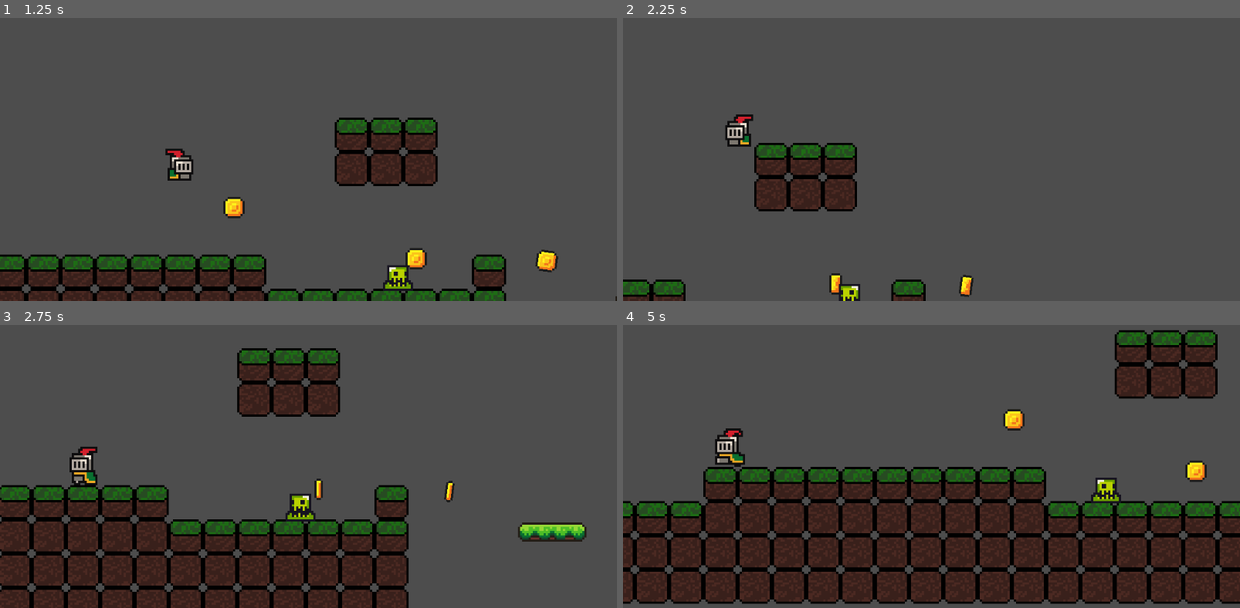
Above: before the commit, frames 1-4 (two rows, left to right).
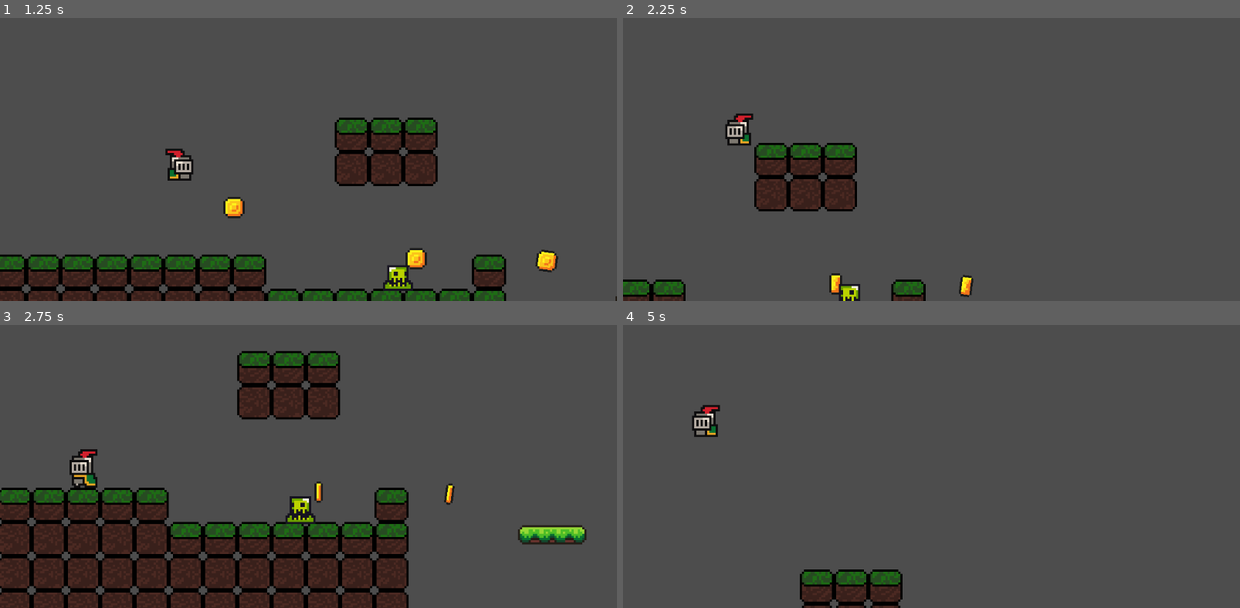
Above: after the commit, the same moments.

Repository: eoBattisti/agnosia
Game: Godot game, scene res://scenes/game.tscn
Two runs of this game, one before a commit and one after it. Both use one fixed random seed, a clock stepped at 60 frames per second and the inputs below.
Inputs:
- Up to frame 1 (1.25 s): hold D (move_right) from 0.53 s (still down); tap Space (jump) at 0.6, 0.77, 1.07 s
- Up to frame 2 (2.25 s): tap K (counter_dash) at 1.35 s; tap Space (jump) at 1.52, 1.55, 1.82 s; release D (move_right) at 2.03 s; hold A (move_left) from 2.03 s (still down); tap J (dash) at 2.1 s
- Up to frame 3 (2.75 s): keep holding A (move_left); tap Space (jump) at 2.3 s
- Up to frame 4 (5 s): release A (move_left) at 2.78 s; hold D (move_right) 2.78-4.28 s; tap Space (jump) at 2.85, 3.02, 3.32, 3.77, 3.8, 4.07, 4.52, 4.55, 4.82 s; tap K (counter_dash) at 3.6 s; hold A (move_left) from 4.28 s (still down); tap J (dash) at 4.35 s

Frame 1 is identical in both runs. In frame 2, 0.2% of the frame differs, in the area x 16-57%, y 33-99%; in frame 3, 9.1%; in frame 4, 46%, in the area x 0-100%, y 1-100%.

Commit message:
fix: removed player slide timeout and fixed wall jump timer

Diff:
--- a/scenes/player.tscn
+++ b/scenes/player.tscn
@@ -189,12 +189,8 @@
 
 [node name="DashTimer" type="Timer" parent="."]
 
-[node name="SlideTimer" type="Timer" parent="."]
-wait_time = 3.0
-
 [node name="JumpTimer" type="Timer" parent="."]
-wait_time = 1.646
+wait_time = 0.5
 
 [connection signal="timeout" from="DashTimer" to="." method="_on_dash_timer_timeout"]
-[connection signal="timeout" from="SlideTimer" to="." method="_on_slide_timer_timeout"]
 [connection signal="timeout" from="JumpTimer" to="." method="_on_jump_timer_timeout"]
--- a/scripts/player.gd
+++ b/scripts/player.gd
@@ -6,14 +6,13 @@
 const COUNTER_DASH_SPEED = 800.0
 const JUMP_VELOCITY = -350
 const WALL_PUSHBACK = 250
-const WALL_SLIDE_GRAVITY = 100
+const WALL_SLIDE_GRAVITY = 50
 
 # Get the gravity from the project settings to be synced with RigidBody nodes.
 var gravity = ProjectSettings.get_setting("physics/2d/default_gravity")
 
 @onready var dash_timer = $DashTimer
 @onready var jump_timer = $JumpTimer
-@onready var slide_timer = $SlideTimer
 @onready var animated_sprite = $AnimatedSprite2D
 
 var can_dash = true
@@ -71,7 +70,9 @@
 	handle_wall_slide(delta)
 
 func handle_jump(delta):
-	velocity.y += gravity * delta
+
+	if !is_on_floor():
+		velocity.y += gravity * delta
 
 	# Handle jump.
 	if Input.is_action_just_pressed("jump") and can_jump:
@@ -81,29 +82,26 @@
 		elif is_on_wall() and Input.is_action_pressed("move_right") and can_jump:
 			can_jump = false
 			is_jumping = true
+			jump_timer.start()
 			velocity.y = JUMP_VELOCITY
 			velocity.x = -WALL_PUSHBACK
 		elif is_on_wall() and Input.is_action_pressed("move_left") and can_jump:
 			can_jump = false
 			is_jumping = true
+			jump_timer.start()
 			velocity.y = JUMP_VELOCITY
 			velocity.x = WALL_PUSHBACK
 
 func handle_wall_slide(delta):
 	if is_on_wall() and !is_on_floor():
-		if Input.is_action_pressed("move_left") or Input.is_action_pressed("move_right"):
+		if (Input.is_action_pressed("move_left") or Input.is_action_pressed("move_right")) and can_wall_slide:
 			is_wall_sliding = true
 		else:
 			is_wall_sliding = false
 	else:
 		is_wall_sliding = false
 
-	if is_wall_sliding and can_wall_slide:
-		slide_timer.start()
-		jump_timer.start()
-		is_jumping = true
-		can_wall_slide = false
-		is_wall_sliding = true
+	if is_wall_sliding:
 		velocity.y += (WALL_SLIDE_GRAVITY * delta)
 		velocity.y = min(velocity.y, WALL_SLIDE_GRAVITY)
 
@@ -111,10 +109,6 @@
 	can_dash = true
 	is_dashing = false
 
-func _on_slide_timer_timeout():
-	is_wall_sliding = false
-	can_wall_slide = true
-
 func _on_jump_timer_timeout():
 	is_jumping = false
 	can_jump = true
